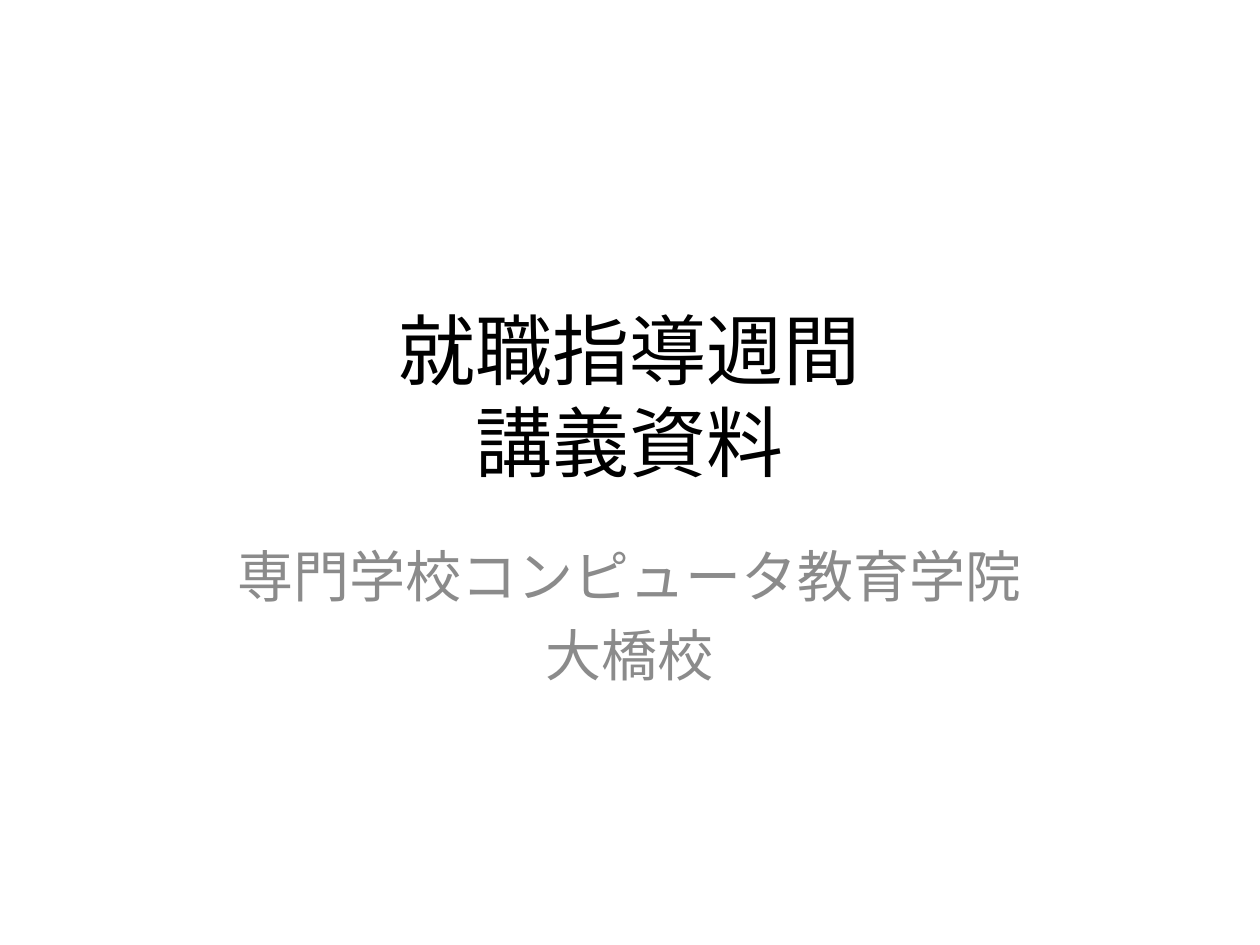
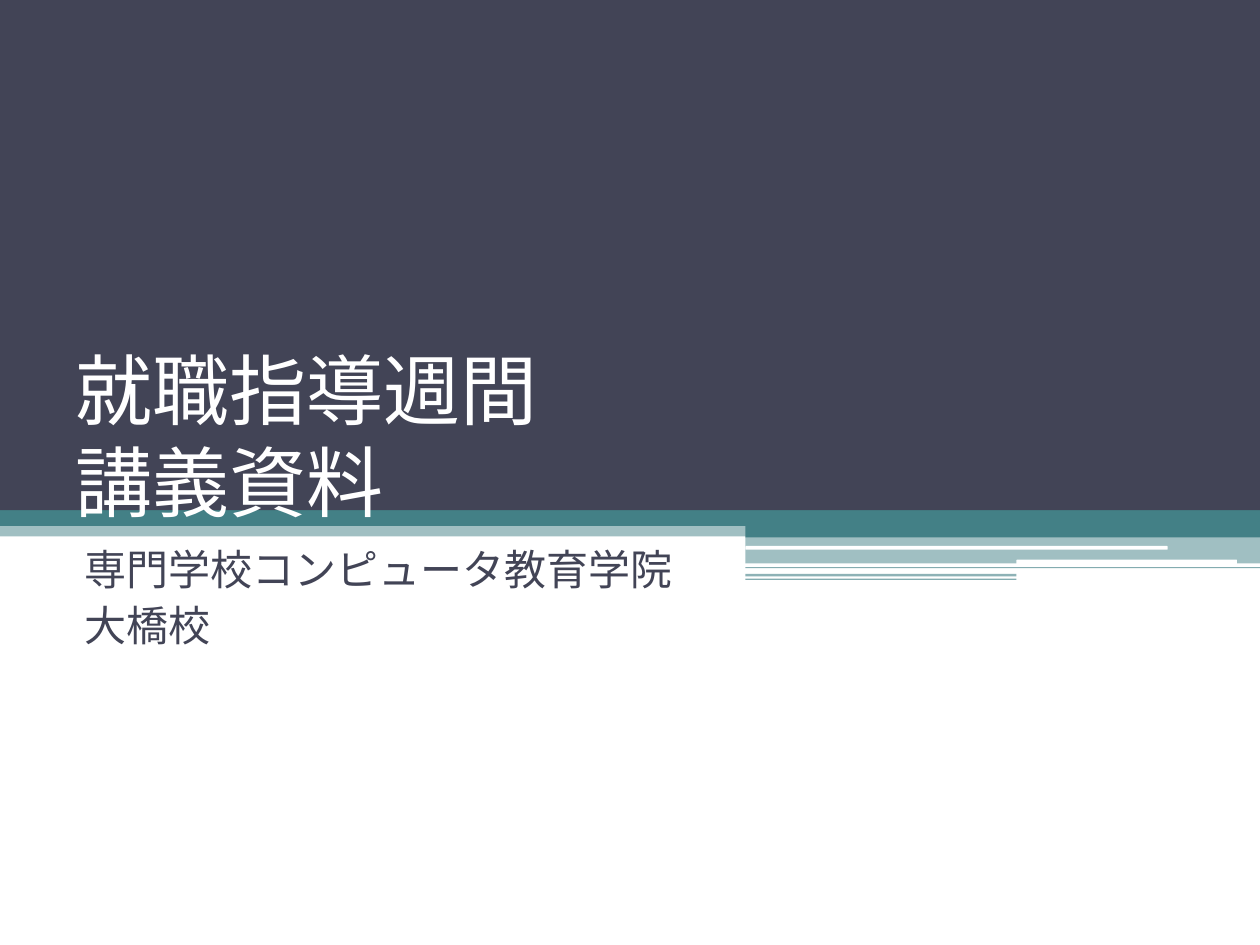
Before and after one commit to YoshihiroUEDA/shushoku, a slide deck: slide 1 of 就職指導週間（大橋校講義用PP）.pptx. Drawn at 1260x945 pixels with LibreOffice and Linux fonts; fonts in the diff are those of the drawing. Boxes give left, top, right and bottom in pixels: in the first picture for what was removed or moved away, otherwise in the second. Text is boxed around its words. In the diff, an @@ line names an element or a change of style, - is before the commit and + after.

```diff
--- a/就職指導週間（大橋校講義用PP）.pptx
+++ b/就職指導週間（大橋校講義用PP）.pptx
@@ rectangle added at bbox=[0, 0, 1260, 510], fill #424456 @@
@@ title "就職指導週間 講義資料": place and size @@
-title "就職指導週間 講義資料" at bbox=[399, 314, 861, 478]
+title "就職指導週間 講義資料" at bbox=[75, 354, 537, 531]
@@ title "就職指導週間 講義資料" at bbox=[75, 354, 537, 531]: font Calibri to Roboto, text colour #000000 to #FFFFFF; alignment centre to left; vertical alignment middle to bottom @@
@@ rectangle added at bbox=[0, 503, 1260, 537], fill #438086 at 50% opacity @@
@@ rectangle added at bbox=[0, 507, 1260, 525], fill #438086 @@
@@ rectangle added at bbox=[883, 501, 1260, 536], fill #438086 @@
@@ subtitle "専門学校コンピュータ教育学院": place and size @@
-subtitle "専門学校コンピュータ教育学院" at bbox=[238, 550, 1022, 681]
+subtitle "専門学校コンピュータ教育学院" at bbox=[84, 549, 672, 645]
@@ subtitle "専門学校コンピュータ教育学院" at bbox=[84, 549, 672, 645]: size 32 to 24 pt, font Calibri to Cambria, text colour #8C8C8C to #424456; alignment centre to left; indent changed; less space between paragraphs @@
@@ rectangle added at bbox=[746, 525, 1260, 538], fill #438086 @@
@@ rectangle added at bbox=[746, 537, 1260, 563], fill #438086 at 50% opacity @@
@@ rectangle added at bbox=[746, 567, 1260, 568], fill #438086 at 65% opacity @@
@@ rounded rectangle added at bbox=[746, 546, 1168, 549], fill #FFFFFF @@
@@ rounded rectangle added at bbox=[1017, 559, 1237, 564], fill #FFFFFF @@
@@ rectangle added at bbox=[746, 573, 1017, 576], fill #438086 at 60% opacity @@
@@ rectangle added at bbox=[746, 578, 1017, 580], fill #438086 at 65% opacity @@
```
Also in this commit, not shown: 21 other slides changed, 5 slides added, 1 slide removed, 5 other files.
